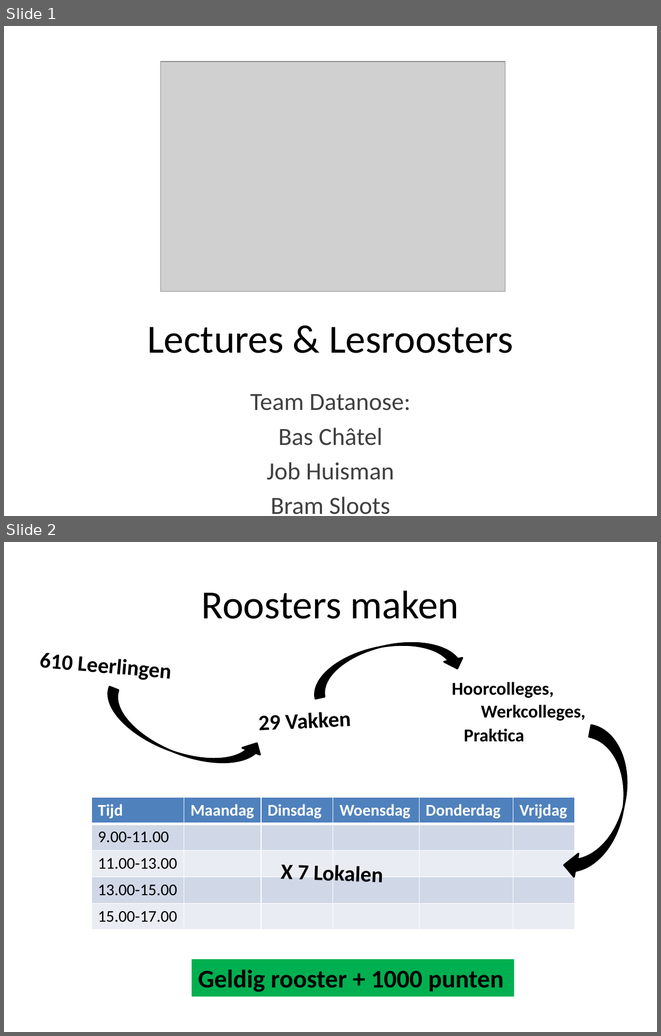
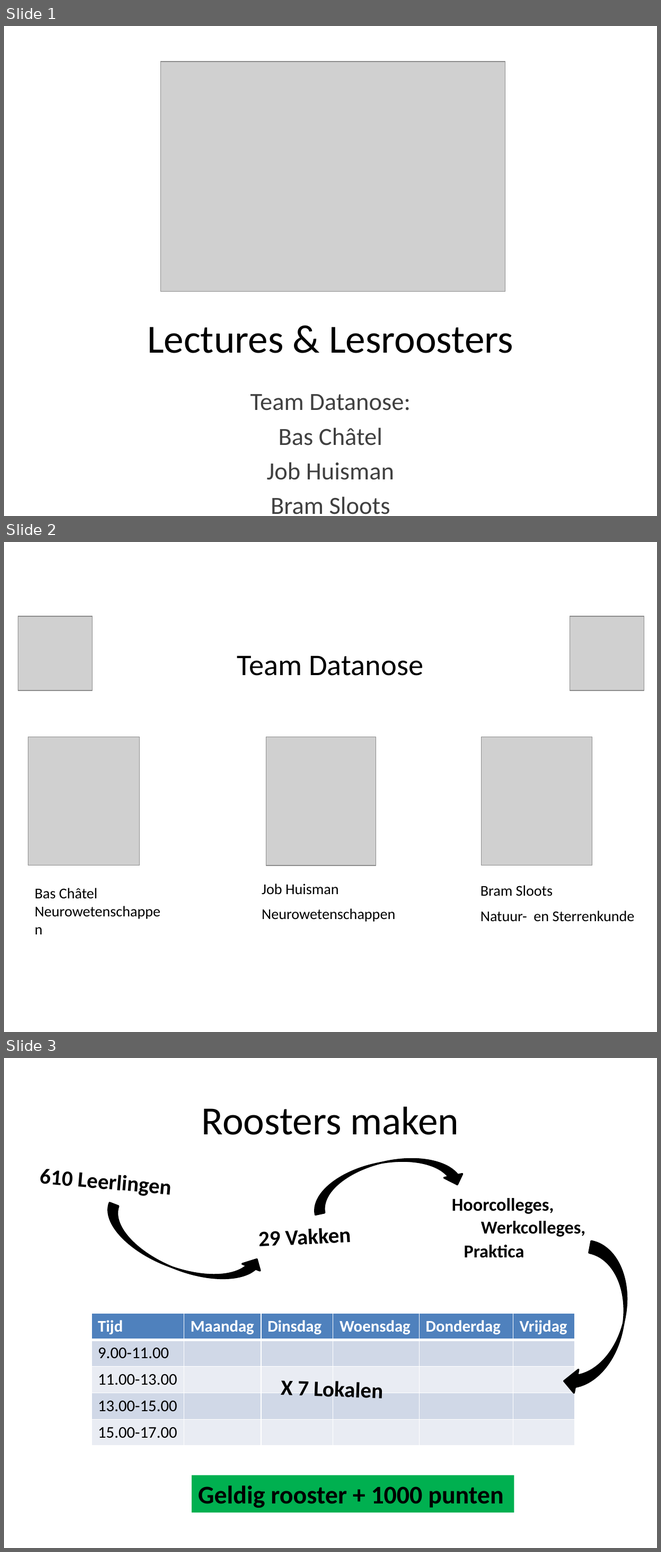
Before and after one commit to popoiopo/Heuristieken, a slide deck: Bram_versie2.pptx. Shown one above the other, each under a label of ours: slides 1 and 2 before the commit, slides 1, 2 and 3 after it. The pictures are 661x1036 and 661x1552 pixels, drawn with LibreOffice and Linux fonts; fonts in the diff are those of the drawing; grey boxes stand for pictures. Boxes give left, top, right and bottom in pixels: in the first picture for what was removed or moved away, otherwise in the second. Text is boxed around its words. In the diff, an @@ line names an element or a change of style, - is before the commit and + after.

```diff
--- a/Bram_versie2.pptx
+++ b/Bram_versie2.pptx
@@ slide 2 added at (4,542,657,1032), background #FFFFFF @@
@@ picture added at (18,616,92,691) @@
@@ picture added at (570,616,644,691) @@
@@ title added at (237,655,423,676), 33 pt, text #000000 @@
+Team Datanose
@@ picture added at (28,737,140,865) @@
@@ picture added at (266,737,376,865) @@
@@ picture added at (482,737,592,865) @@
@@ text added at (35,888,395,921), 16.5 pt, text #000000 @@
+Bas Châtel
+Neurowetenschappen
@@ text added at (262,883,338,894), 16.5 pt, text #000000 @@
+Job Huisman
+Neurowetenschappen
@@ text added at (480,885,635,921), 16.5 pt, text #000000 @@
+Bram Sloots
+Natuur- en Sterrenkunde
@@ what was slide 2 is now slide 3 @@
```
Also in this commit, not shown: 2 slides changed, 1 other slide added.
